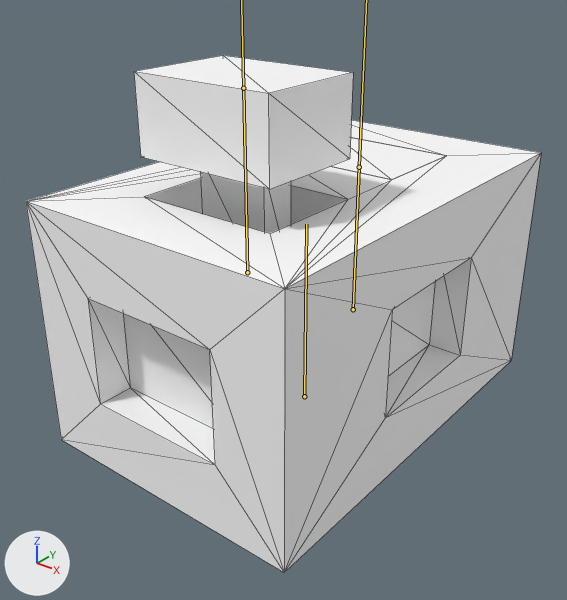
The FBX model Game/Assets/Models/Mechanisms/Engine/Engine.fbx: old version first, new version second.
Camera for both pictures: a 50 mm camera at (12.21, -16.29, 13.14) aimed at (-0.06, -0.96, 3.63). Lighting does not change. The marker at lower left points along +X, +Y and +Z. Both versions are drawn at frame 8 of the action 'EngineOn'; the numbers are the values there. The bones that bend it are drawn over the model as lines. Mesh edges are drawn as thin lines.

Names of what the first picture shows: 'Engine'.
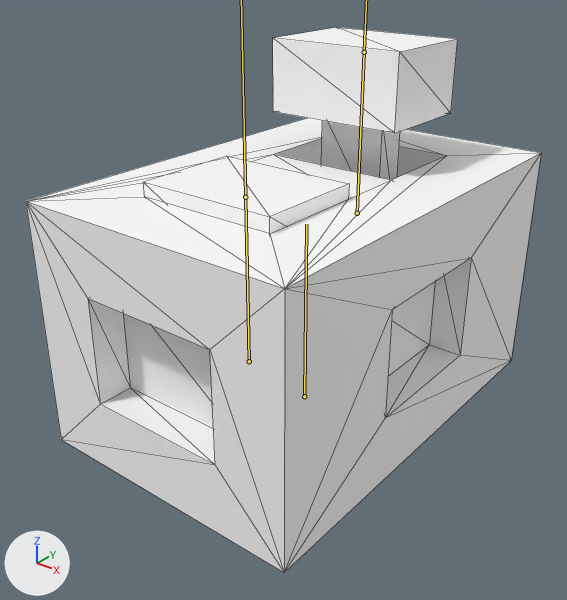
Patch to the scene script:
```diff
--- a/Game/Assets/Models/Mechanisms/Engine/Engine.fbx.py
+++ b/Game/Assets/Models/Mechanisms/Engine/Engine.fbx.py
@@ bone_piston_2 @@
 bone_piston_2 = bpy.data.objects['Armature'].pose.bones['piston_2']  # child of 'Engine'
-bone_piston_2.location = (0.0, -3.0, 0.0)
+bone_piston_2.location = (0.0, 0.22, 0.0)
@@ bone_piston_1 @@
 bone_piston_1 = bpy.data.objects['Armature'].pose.bones['piston_1']  # child of 'Engine'
-bone_piston_1.location = (0.0, 0.0, 0.0)
+bone_piston_1.location = (0.0, -2.62, 0.0)
```

Changed parts and their boxes [x1, y1, x2, y2] in the pictures (567 x 600 px):
'Engine', posed: before [26, 55, 541, 573]; after [26, 27, 541, 573]
bone 'piston_2', root to tip: before (353, 309) to (359, 167); after (357, 213) to (364, 52)
bone 'piston_1', root to tip: before (247, 272) to (243, 88); after (249, 361) to (245, 197)
